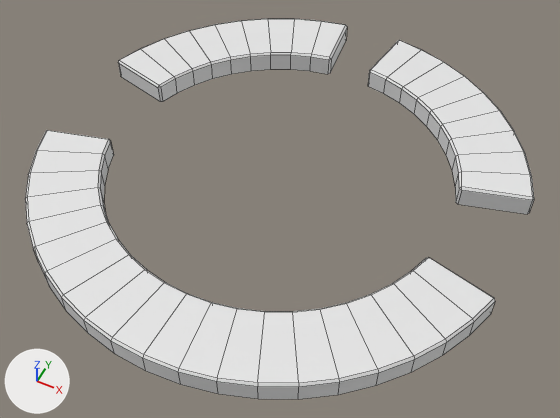
The FBX model Assets/Sprite/Niko/LD/middle.fbx, before and after one commit.
Before and after are seen from a camera (50 mm lens) standing at (4.54, -9.08, 10.28) and looking at (0.24, -0.48, -0.47). Lighting does not change. The marker at lower left points along +X, +Y and +Z. Mesh edges are drawn as thin lines.

The scene before the commit, as lines of its bpy script (objects in view):
```python
me_torus_009 = bpy.data.meshes.new('Torus.009')
me_torus_009.from_pydata(...)  # 270 vertices, 226 faces; spans x -4.4..4.4, y -4.57..4.53, z -0.19..0.22
me_torus_009.materials.append(mat_midle)  # white #e7e7e7
ob_torus = bpy.data.objects.new('Torus', me_torus_009)
ob_torus.location = (0.0, 0.0, 0.0)
```
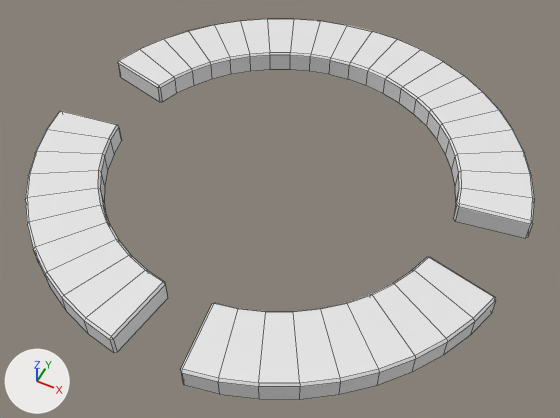
Diff of the bpy script that builds the scene:
```diff
--- a/Assets/Sprite/Niko/LD/middle.fbx.py
+++ b/Assets/Sprite/Niko/LD/middle.fbx.py
@@ me_torus_009 @@
 # used by ob_torus; location = (0.0, 0.0, 0.0)
-me_torus_009.from_pydata(...)  # 270 vertices, 226 faces; spans x -4.4..4.4, y -4.57..4.53, z -0.19..0.22
+me_torus_009.from_pydata(...)  # 282 vertices, 236 faces; spans x -4.52..4.52, y -4.53..4.57, z -0.19..0.22
+# me_torus_009 part 1: the loose piece of 134 vertices spanning x -4.4..4.4, y -4.57..-0.86, z -0.19..0.22 is rebuilt with 68 vertices and now spans x 0.44..4.41, y -4.52..-0.84, z -0.19..0.22
+# me_torus_009 part 2: the loose piece of 68 vertices spanning x 0.43..4.4, y 0.85..4.53, z -0.19..0.22 is rebuilt with 140 vertices and now spans x -4.41..4.52, y 0.44..4.57, z -0.19..0.22
+# me_torus_009 part 3: a new loose piece of 74 vertices spanning x -4.52..-0.42, y -4.53..-0.44, z -0.19..0.22, in mat_midle (white #e7e7e7)
 me_torus_009.materials.append(mat_midle)
```

Boxes [x1, y1, x2, y2] around the edits, measured in the pictures (560 x 418 px):
'Torus', reshaped
    before: [25, 19, 534, 399]
    after: [25, 19, 535, 399]
part 1 of me_torus_009, rebuilt (33% narrower, 47% shorter)
    before: [25, 130, 495, 399]
    after: [180, 257, 496, 399]
part 2 of me_torus_009, rebuilt (150% wider, 26% taller)
    before: [368, 40, 534, 214]
    after: [118, 19, 535, 238]
part 3 of me_torus_009, added
    after: [25, 111, 168, 353]
